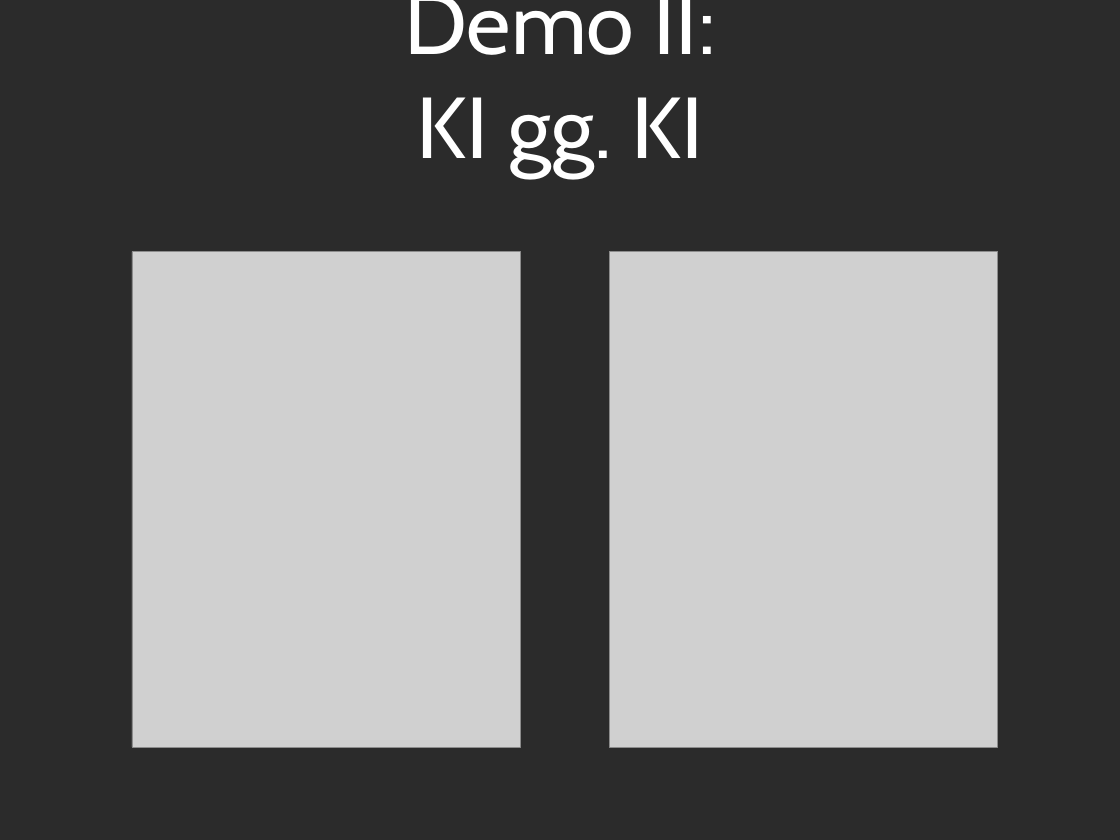
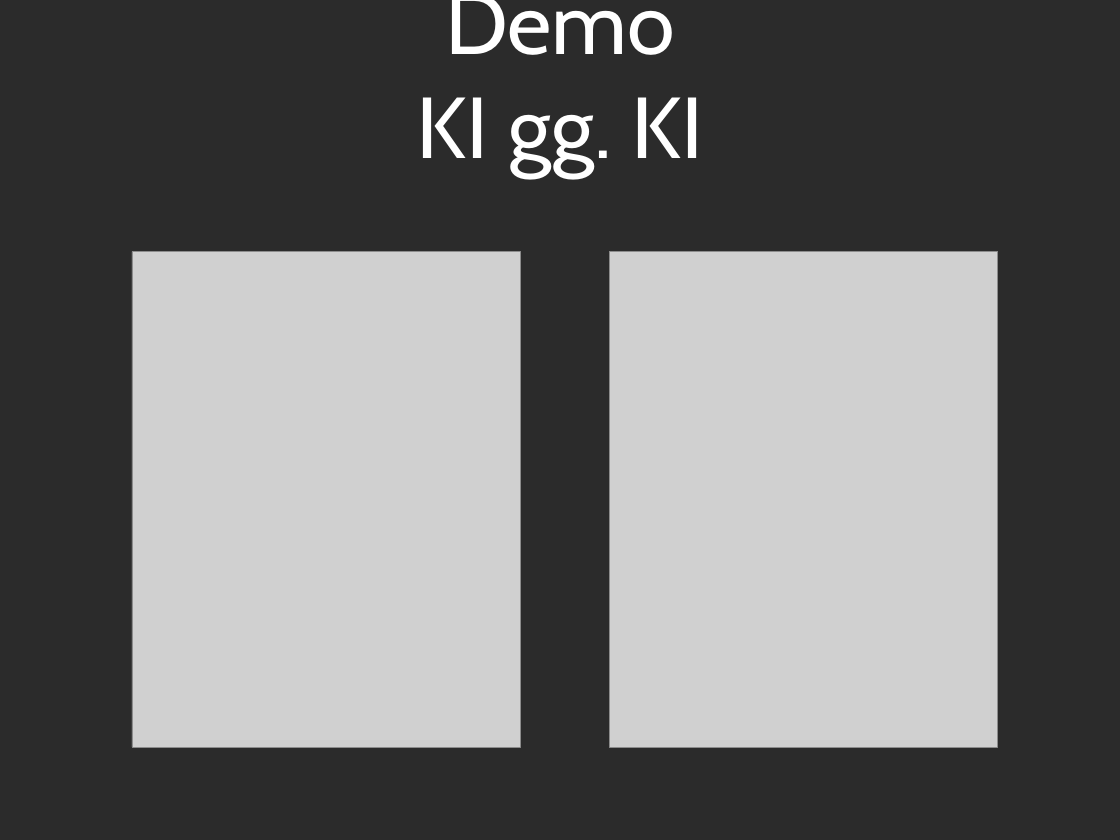
Before and after one commit to Tsopic/ai-battleship, a slide deck: slide 17 of Präsentation/Präsentation_PPT.ppt. Drawn at 1120x840 pixels with LibreOffice and Linux fonts; fonts in the diff are those of the drawing; grey boxes stand for pictures; background and template pictures are left out; a plain dark background stands for a picture behind light text. Boxes give left, top, right and bottom in pixels: in the first picture for what was removed or moved away, otherwise in the second. Text is boxed around its words. In the diff, an @@ line names an element or a change of style, - is before the commit and + after.

```diff
--- a/Präsentation/Präsentation_PPT.ppt
+++ b/Präsentation/Präsentation_PPT.ppt
@@ title at <box>417,0,703,177</box>: text changed @@
-Demo II:
-KI gg. KI
+Demo
+KI gg. KI
```
Also in this commit, not shown: 5 other slides changed, 2 other files.
